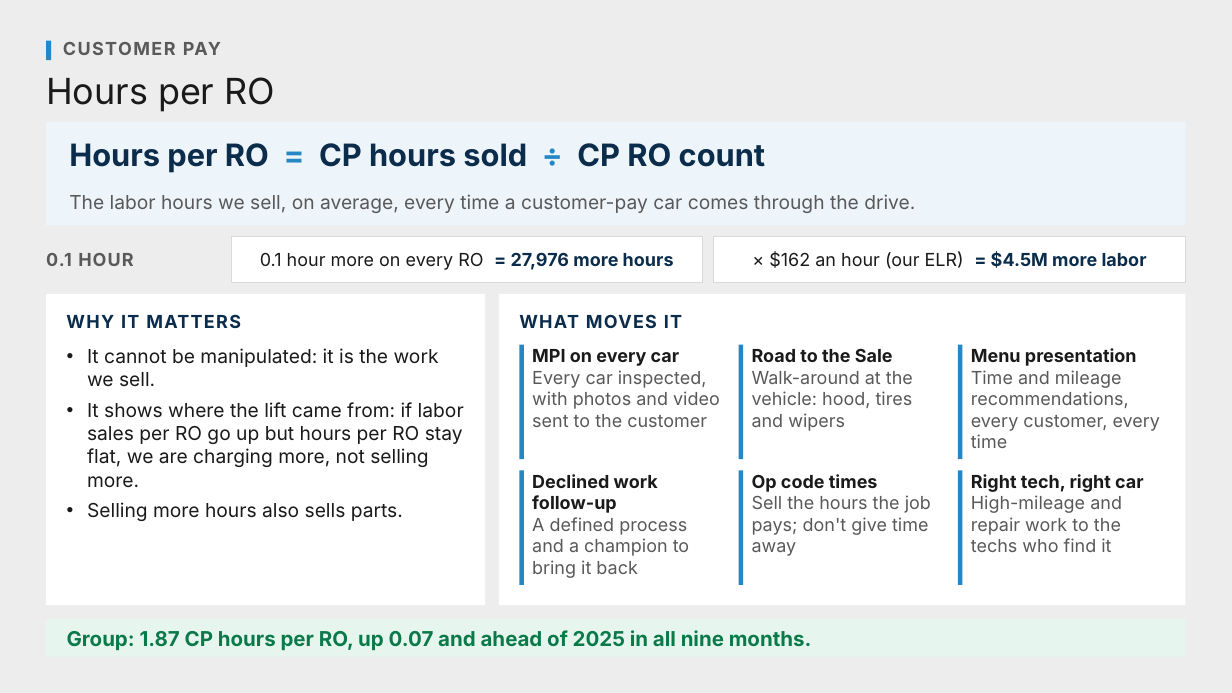
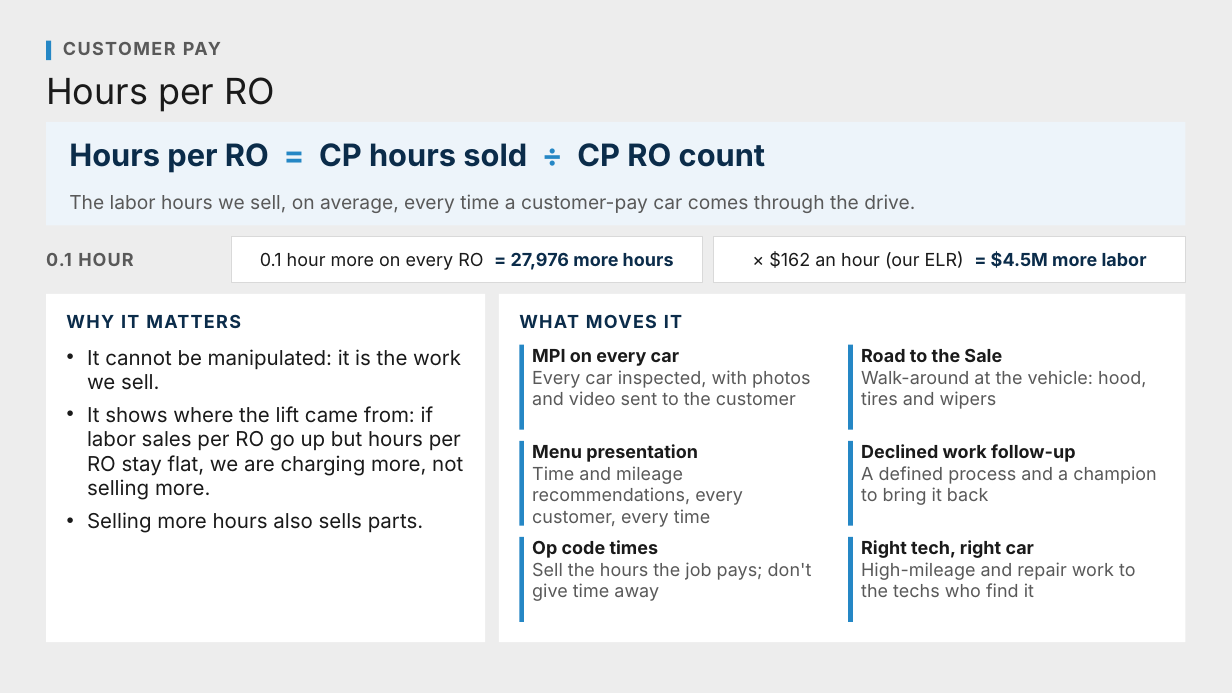
Before and after one commit to Ndresner/Noah, a slide deck: slide 2 of day2-deck/decks/Metric Explainers - Review.pptx. Drawn at 1232x693 pixels with LibreOffice and Linux fonts; fonts in the diff are those of the drawing. Boxes give left, top, right and bottom in pixels: in the first picture for what was removed or moved away, otherwise in the second. Text is boxed around its words. In the diff, an @@ line names an element or a change of style, - is before the commit and + after.

```diff
--- a/day2-deck/decks/Metric Explainers - Review.pptx
+++ b/day2-deck/decks/Metric Explainers - Review.pptx
@@ rectangle: place and size @@
-rectangle at box(46, 294, 485, 605)
+rectangle at box(46, 294, 485, 642)
@@ rectangle: place and size @@
-rectangle at box(499, 294, 1186, 605)
+rectangle at box(499, 294, 1186, 642)
@@ text "It cannot be manipulated: it ..." at box(87, 349, 463, 533): size 15 to 16 pt @@
@@ rectangle: place and size @@
-rectangle at box(519, 345, 524, 459)
+rectangle at box(519, 345, 524, 430)
@@ text "MPI on every car" rewrapped from box(532, 349, 720, 427) to box(532, 349, 810, 405) @@
@@ rectangle: place and size @@
-rectangle at box(738, 345, 743, 459)
+rectangle at box(848, 345, 853, 430)
@@ text "Road to the Sale" rewrapped from box(752, 348, 913, 431) to box(861, 348, 1146, 409) @@
@@ rectangle: place and size @@
-rectangle at box(958, 345, 963, 459)
+rectangle at box(519, 441, 524, 526)
@@ text "Menu presentation" rewrapped from box(971, 348, 1161, 448) to box(532, 444, 743, 527) @@
@@ rectangle: place and size @@
-rectangle at box(519, 470, 524, 585)
+rectangle at box(848, 441, 853, 526)
@@ text "Declined work follow-up" rewrapped from box(532, 474, 689, 578) to box(861, 444, 1157, 505) @@
@@ rectangle: place and size @@
-rectangle at box(738, 470, 743, 585)
+rectangle at box(519, 537, 524, 622)
@@ text "Op code times" rewrapped from box(752, 474, 931, 556) to box(532, 540, 812, 601) @@
@@ rectangle: place and size @@
-rectangle at box(958, 470, 963, 585)
+rectangle at box(848, 537, 853, 622)
@@ text "Right tech, right car" rewrapped from box(971, 474, 1144, 552) to box(861, 540, 1136, 597) @@
@@ rectangle removed at box(46, 619, 1186, 657) @@
@@ text removed at box(67, 630, 812, 651) @@
-Group: 1.87 CP hours per RO, up 0.07 and ahead of 2025 in all nine months.
```
Also in this commit, not shown: 2 other slides changed, 8 other files.
